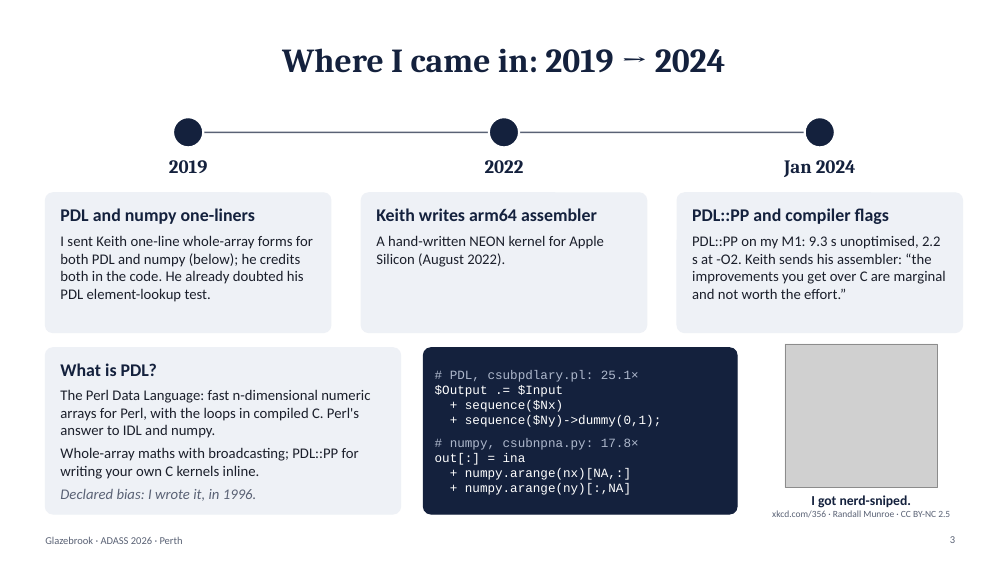
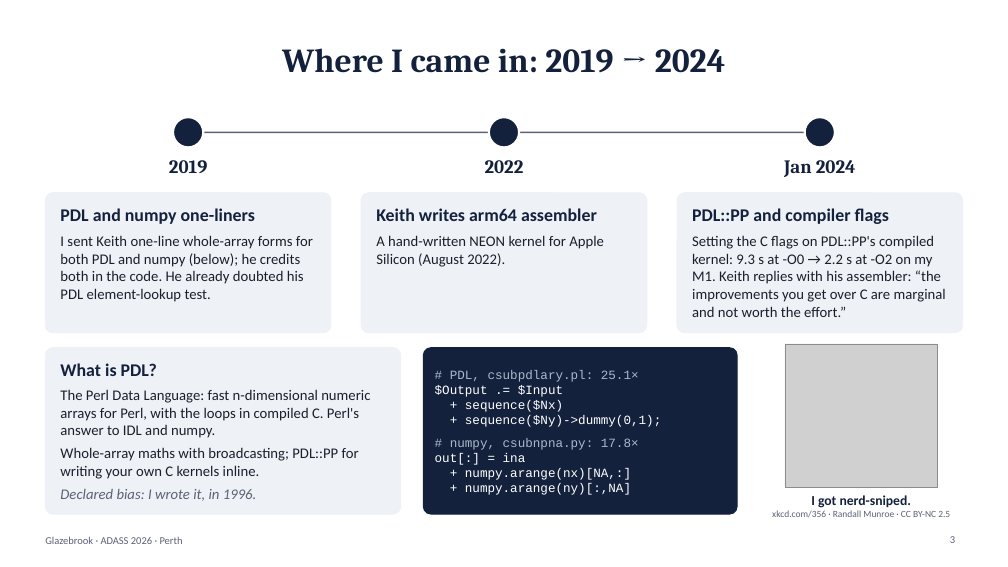
Before and after one commit to karlglazebrook/ADASS2026, a slide deck: slide 3 of talk/ADASS2026-talk.pptx. Drawn at 1008x567 pixels with LibreOffice and Linux fonts; fonts in the diff are those of the drawing; grey boxes stand for pictures. Boxes give left, top, right and bottom in pixels: in the first picture for what was removed or moved away, otherwise in the second. Text is boxed around its words. In the diff, an @@ line names an element or a change of style, - is before the commit and + after.

Commit message:
Talk: review fixes, cuts to fit 15 min, nerd-snipe cartoon
- Merge the two LLM slides; move per-language ranges to backup (~13 min)
- Credit Keith for numba and compiled-language convergence; closing line
- Split pathological arrow on S5; PyPy + numpy on the Python ladder
- Runtime takeaways on the new-runtimes slide; PDL::PP context on S3
- Take-home: concrete Python advice, corrected compiled range, audit wording
- xkcd-style 'pull requests welcome' cartoon on the thanks slide

```diff
--- a/talk/ADASS2026-talk.pptx
+++ b/talk/ADASS2026-talk.pptx
@@ text at (692,235,946,317): text changed @@
-PDL::PP on my M1: 9.3 s unoptimised, 2.2 s at -O2. Keith sends his assembler: “the improvements you get over C are marginal and not worth the effort.”
+Setting the C flags on PDL::PP's compiled kernel: 9.3 s at -O0 → 2.2 s at -O2 on my M1. Keith replies with his assembler: “the improvements you get over C are marginal and not worth the effort.”
```
Also in this commit, not shown: 10 other slides changed, 1 slide removed, 4 other files.
